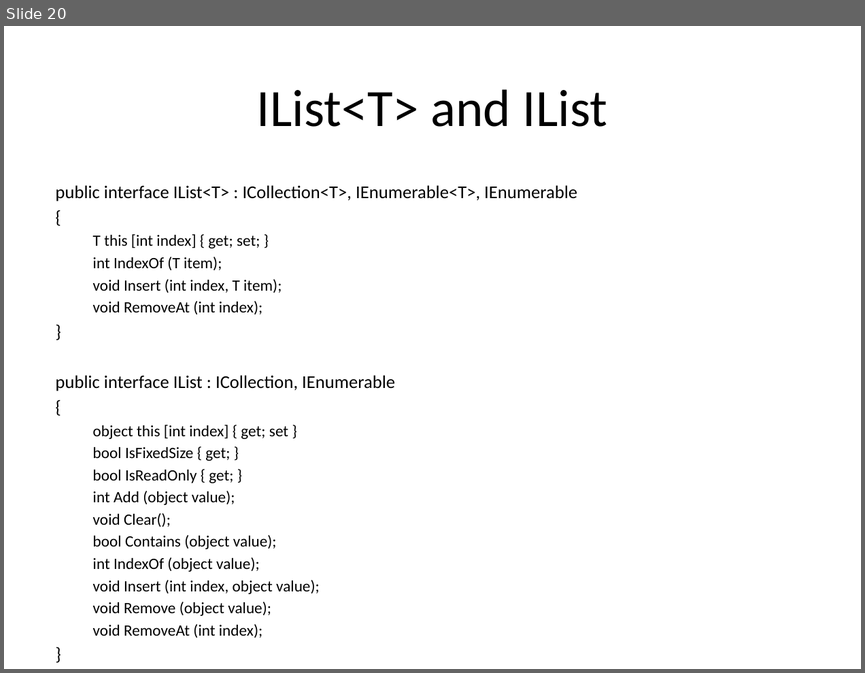
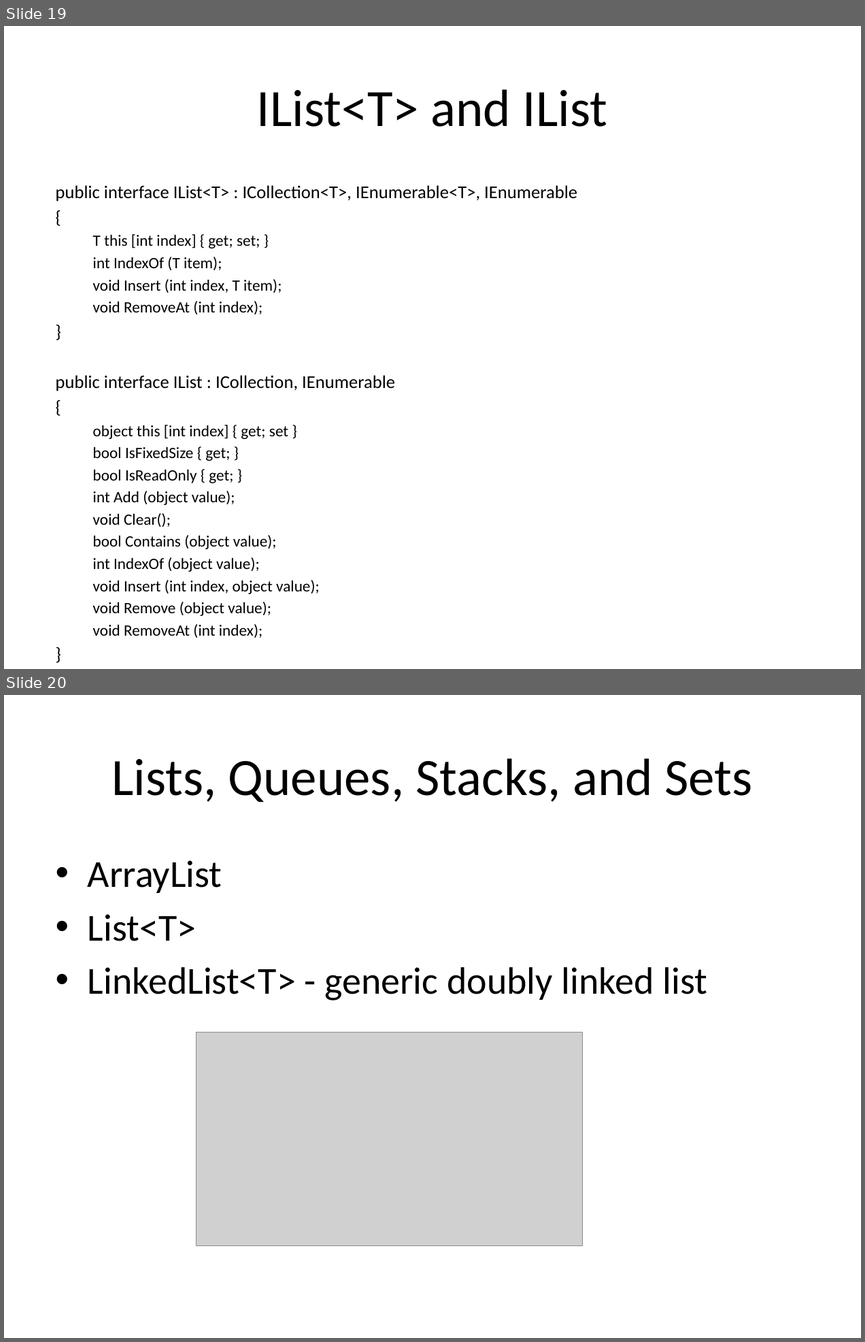
Before and after one commit to ctsxamarintraining/October15, a slide deck: Day6/Collections.pptx. Shown one above the other, each under a label of ours: slide 20 before the commit, slides 19 and 20 after it. The pictures are 865x673 and 865x1342 pixels, drawn with LibreOffice and Linux fonts; fonts in the diff are those of the drawing; grey boxes stand for pictures. Boxes give left, top, right and bottom in pixels: in the first picture for what was removed or moved away, otherwise in the second. Text is boxed around its words. In the diff, an @@ line names an element or a change of style, - is before the commit and + after.

```diff
--- a/Day6/Collections.pptx
+++ b/Day6/Collections.pptx
@@ slide 20 added at [4,695,861,1338], background #FFFFFF @@
@@ title added at [111,758,752,802], 44 pt, text #000000 @@
+Lists, Queues, Stacks, and Sets
@@ text added at [88,860,707,1000], 32 pt, text #000000 @@
+• ArrayList
+• List<T>
+• LinkedList<T> - generic doubly linked list
@@ picture added at [196,1032,582,1245] @@
@@ what was slide 20 is now slide 19 @@
```
Also in this commit, not shown: 6 other slides added, 1 other file.
